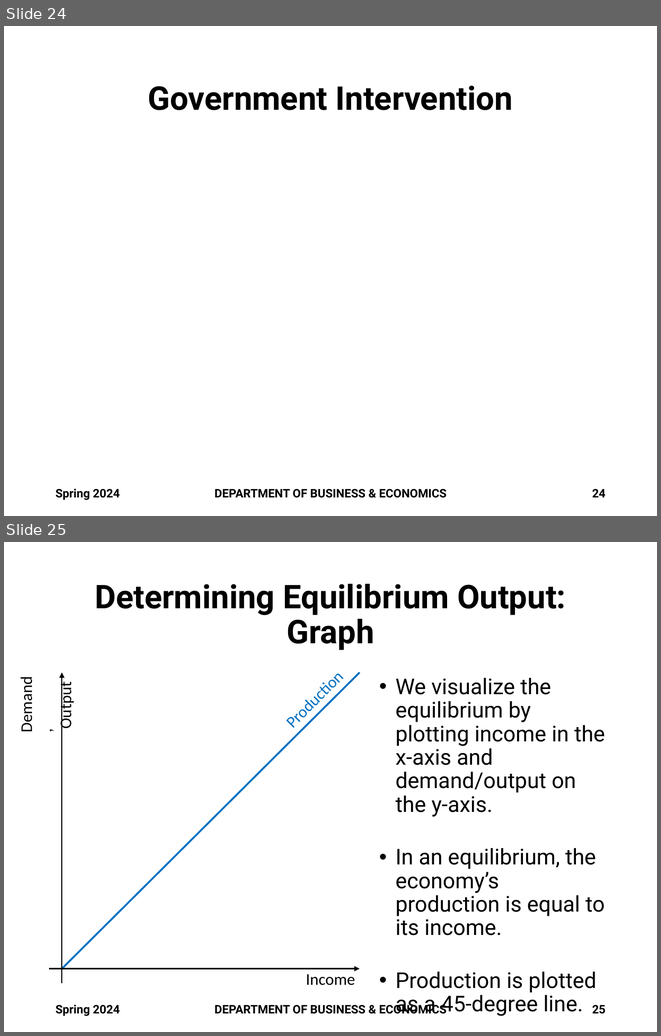
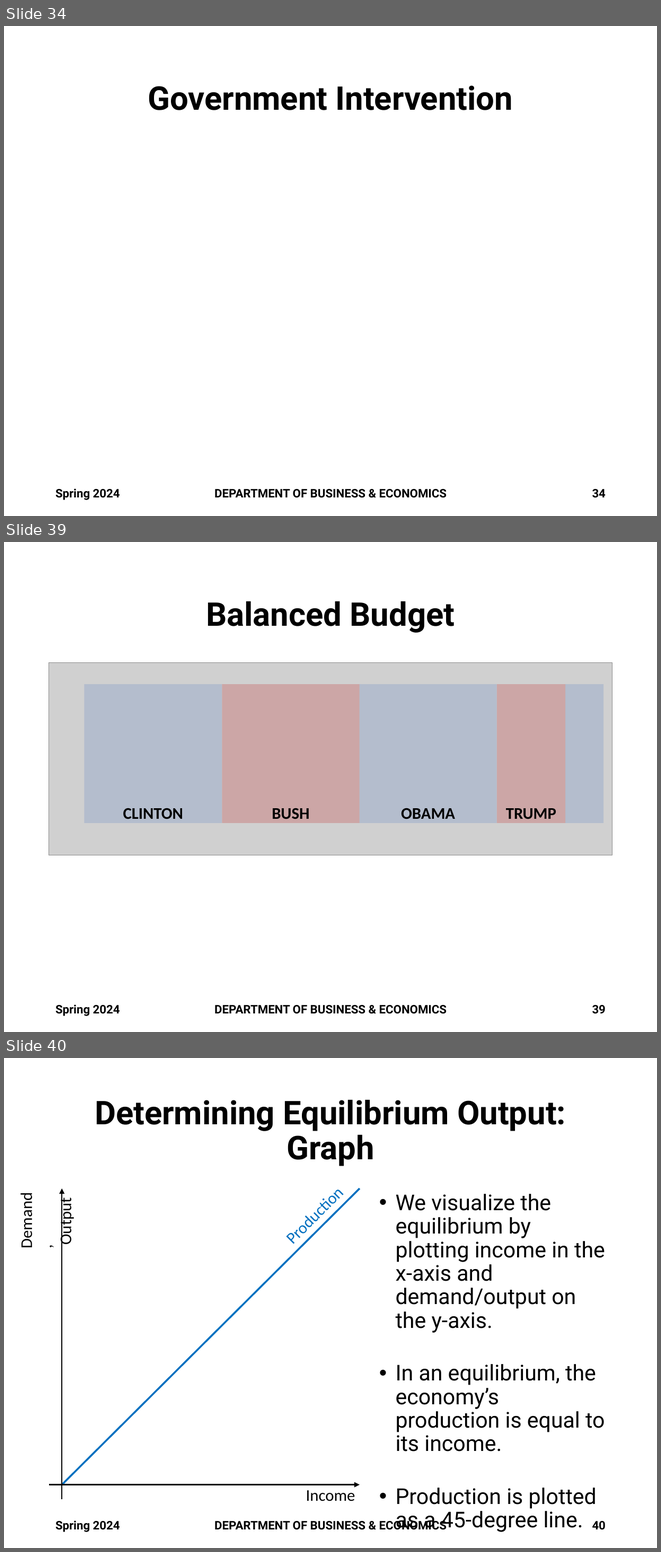
Before and after one commit to brianhwpark/brianhwpark.github.io, a slide deck: files/teaching-resources/monmouthcollege-econ-301/econ-301-s2024-lecture-note/ECON301-S2024-LEC02.pptx. Shown one above the other, each under a label of ours: slides 24 and 25 before the commit, slides 34, 39 and 40 after it; the slides between them are not shown. The pictures are 661x1036 and 661x1552 pixels, drawn with LibreOffice and Linux fonts; fonts in the diff are those of the drawing; grey boxes stand for pictures; background and template pictures are left out. Boxes give left, top, right and bottom in pixels: in the first picture for what was removed or moved away, otherwise in the second. Text is boxed around its words. In the diff, an @@ line names an element or a change of style, - is before the commit and + after.

```diff
--- a/files/teaching-resources/monmouthcollege-econ-301/econ-301-s2024-lecture-note/ECON301-S2024-LEC02.pptx
+++ b/files/teaching-resources/monmouthcollege-econ-301/econ-301-s2024-lecture-note/ECON301-S2024-LEC02.pptx
@@ slide 39 added at [4,542,657,1032], background #FFFFFF @@
@@ title added at [206,601,455,633], 36 pt, text #000000, bold @@
+Balanced Budget
@@ picture added at [49,663,612,855] @@
@@ rectangle added at [85,685,222,823], fill #4472C4 at 20% opacity, 18 pt, text #000000, bold @@
+CLINTON
@@ rectangle added at [222,685,359,823], fill #C00000 at 20% opacity, 18 pt, text #000000, bold @@
+BUSH
@@ rectangle added at [359,685,496,823], fill #4472C4 at 20% opacity, 18 pt, text #000000, bold @@
+OBAMA
@@ rectangle added at [497,685,566,823], fill #C00000 at 20% opacity, 18 pt, text #000000, bold @@
+TRUMP
@@ rectangle added at [566,685,604,823], fill #4472C4 at 20% opacity @@
@@ text added at [55,1004,120,1016], 13 pt, text #000000, bold @@
+Spring 2024
@@ text added at [214,1005,447,1014], 13 pt, text #000000, bold @@
+DEPARTMENT OF BUSINESS & ECONOMICS
@@ page number added at [592,1005,606,1014], 13 pt, text #000000, bold @@
+39
@@ what was slide 24 is now slide 34 @@
@@ page number at [592,489,606,498]: text changed @@
-24
+34
@@ what was slide 25 is now slide 40 @@
@@ page number at [592,1521,606,1530]: text changed @@
-25
+40
```
Also in this commit, not shown: 1 slide changed, 15 other slides added, 3 other files.
